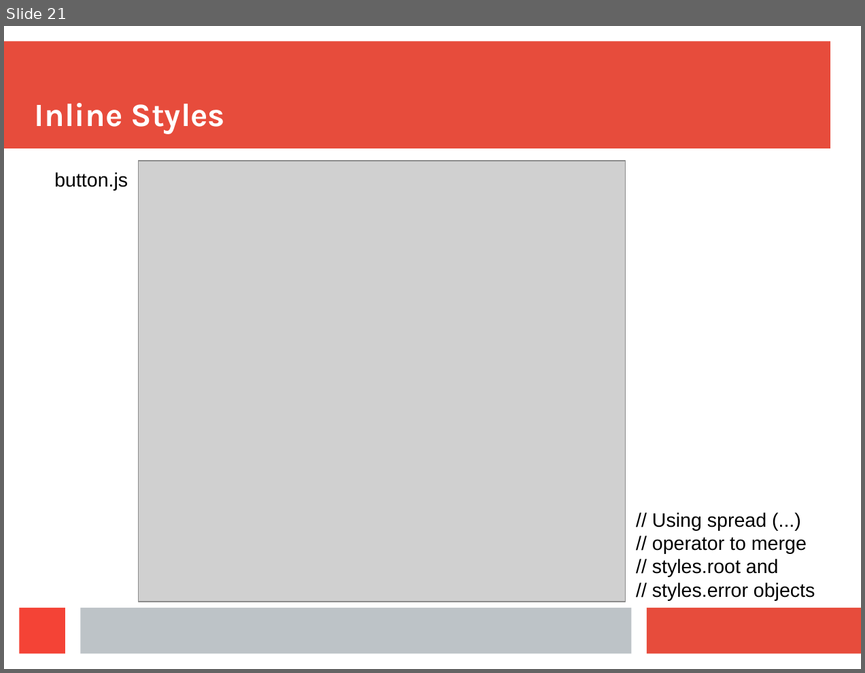
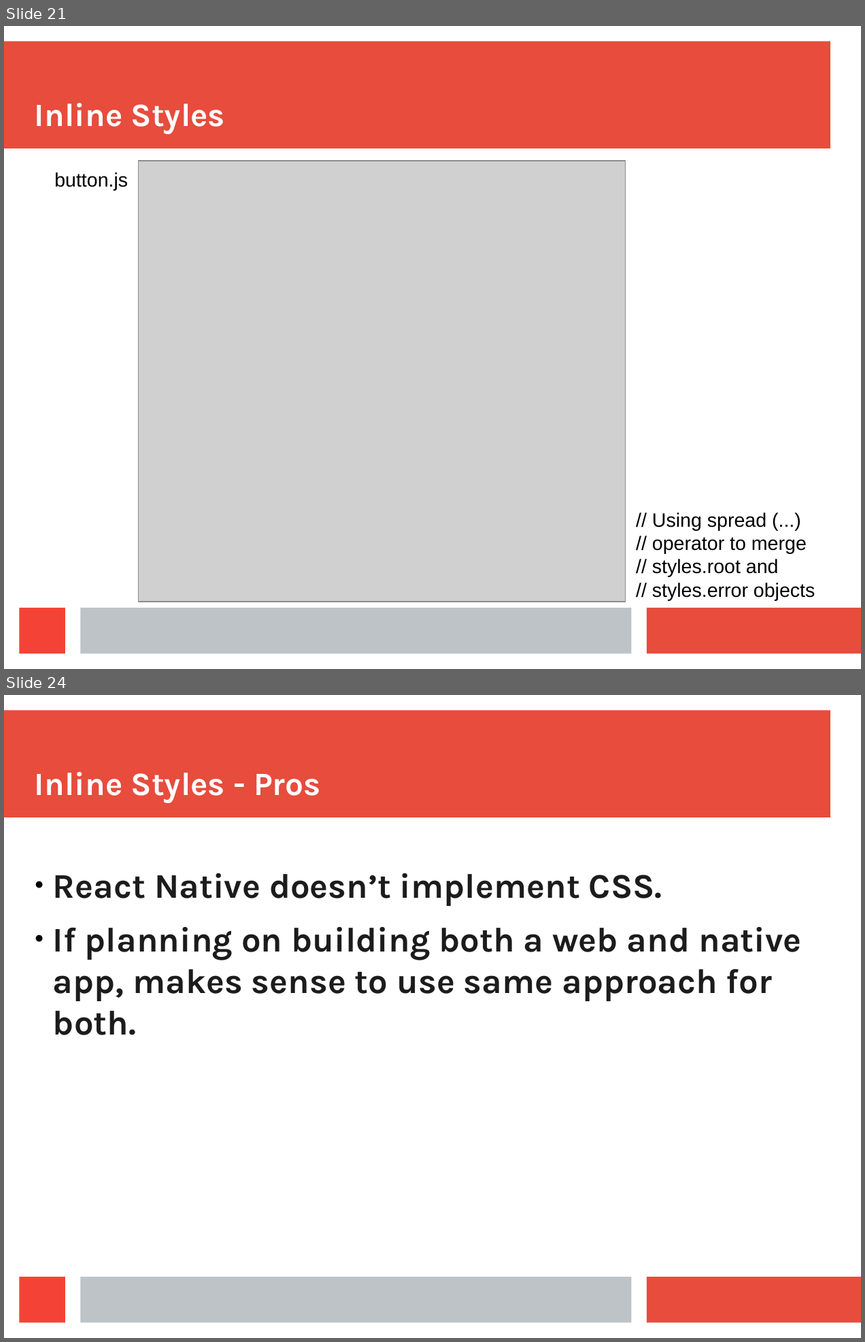
Before and after one commit to aruberto/styling-javascript-components, a slide deck: styling_react_components.odp. Shown one above the other, each under a label of ours: slide 21 before the commit, slides 21 and 24 after it; the slides between them are not shown. The pictures are 865x673 and 865x1342 pixels, drawn with LibreOffice and Linux fonts; fonts in the diff are those of the drawing; grey boxes stand for pictures. Boxes give left, top, right and bottom in pixels: in the first picture for what was removed or moved away, otherwise in the second. Text is boxed around its words. In the diff, an @@ line names an element or a change of style, - is before the commit and + after.

Commit message:
inline style hover

```diff
--- a/styling_react_components.odp
+++ b/styling_react_components.odp
@@ slide 24 added at [4,695,861,1338], background #FFFFFF; not listed: 4 template elements that a slide beside it also shows @@
@@ title added at [35,772,321,803], 30.1 pt, text #FFFFFF, bold @@
+Inline Styles - Pros
@@ text added at [53,873,801,1035], 32 pt, text #1C1C1C, bold @@
+● React Native doesn’t implement CSS.
+● If planning on building both a web and native app, makes sense to use same approach for both.
```
Also in this commit, not shown: 2 slides changed, 5 other slides added, 4 other files.
